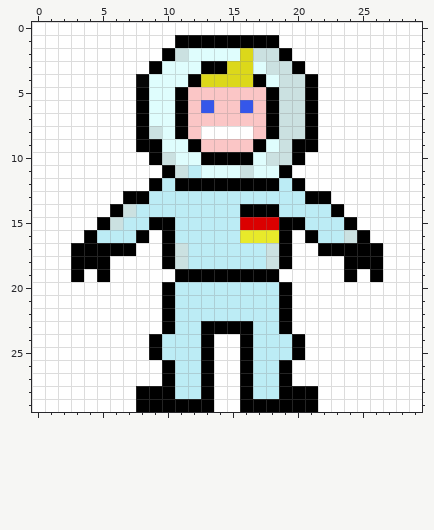
Pixel-art sprite, stored at pixmaps/Astronaut_1.png. Above is the file before it was changed.
The file is 30x30 pixels. Colours within 5 levels of each other are drawn and written as one.
And afterwards:
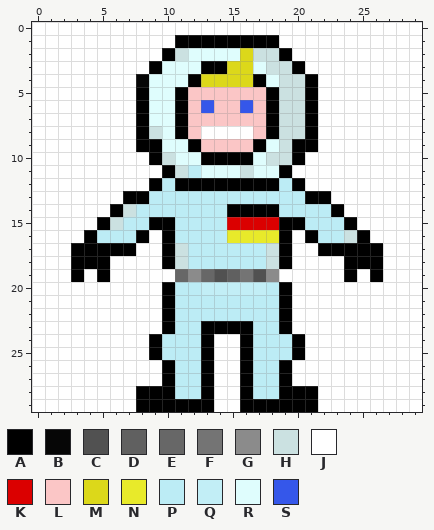
Palette (. is transparent): A #000000  B #060606  C #515151  D #606060  E #676767  F #747474  G #8b8b8b  H #cbe1e1  J #ffffff  K #db0000  L #fbc6c6  M #dcd81a  N #e8ea2a  P #bcecf5  Q #c2eef6  R #dffdfd  S #3557ea
Difference:
y 14: x 15 P -> A
y 15: x 15 P -> K
y 16: x 15 P -> N
y 19: x 11..18 AAAAAAAA -> EGECDFCG
y 20: x 13..17 PPPPP -> QQQQQ
Pixel boxes of the changes (left, top, right, bottom) in both pictures:
changed: (175, 204, 279, 295)
